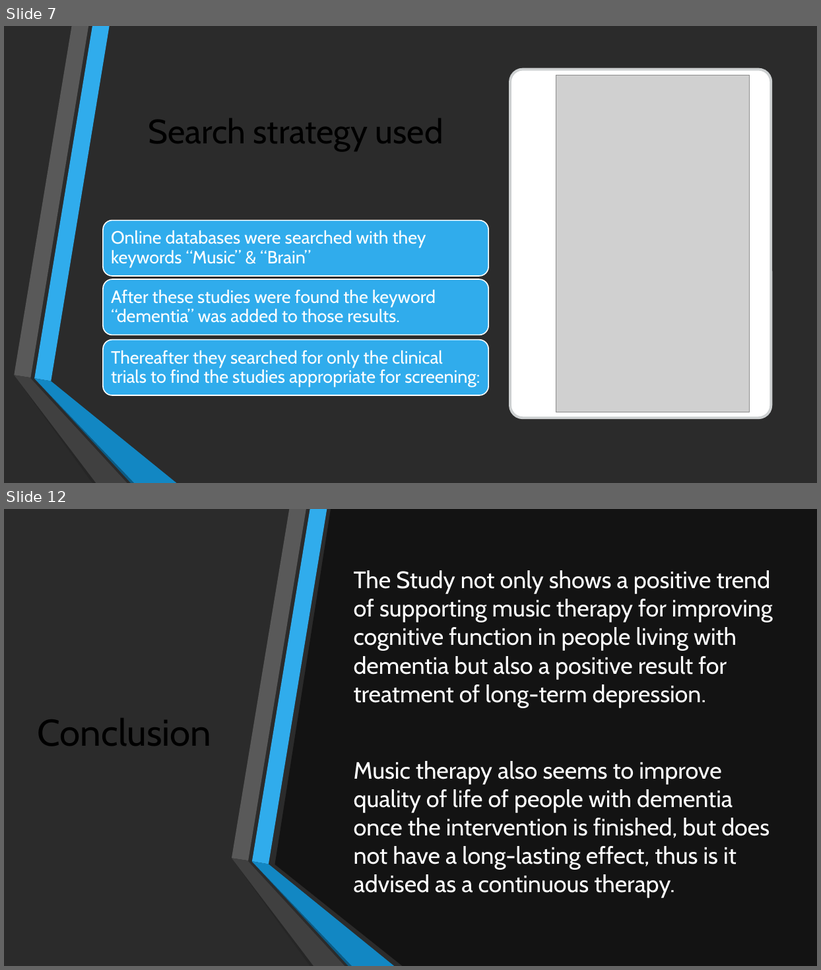
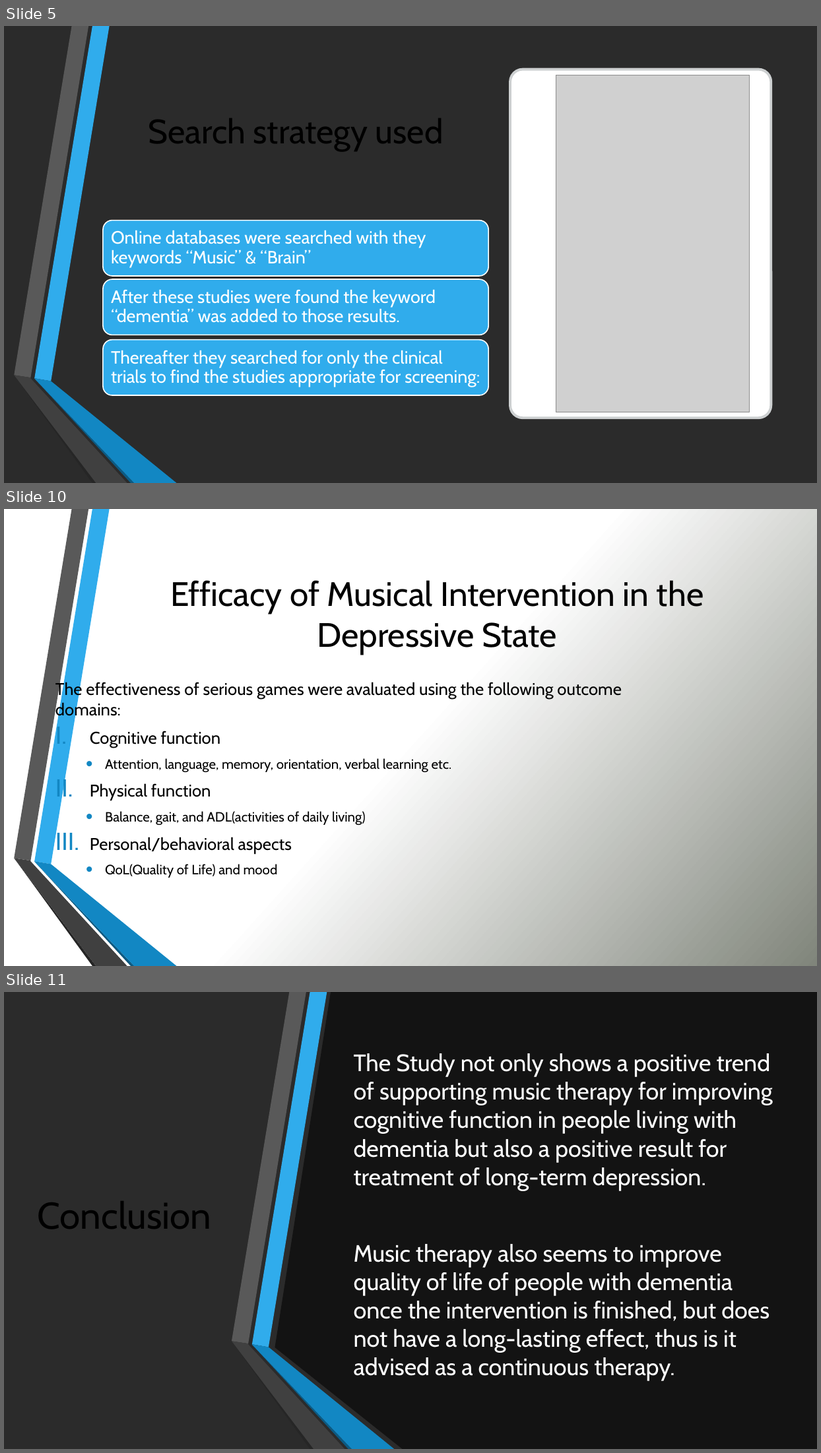
Before and after one commit to LoftieFourie/Honours_Project, a slide deck: MusicTherapy.pptx. Shown one above the other, each under a label of ours: slides 7 and 12 before the commit, slides 5, 10 and 11 after it; the slides between them are not shown. The pictures are 821x970 and 821x1453 pixels, drawn with LibreOffice and Linux fonts; fonts in the diff are those of the drawing; grey boxes stand for pictures; background and template pictures are left out; a plain dark background stands for a picture behind light text. Boxes give left, top, right and bottom in pixels: in the first picture for what was removed or moved away, otherwise in the second. Text is boxed around its words. In the diff, an @@ line names an element or a change of style, - is before the commit and + after.

```diff
--- a/MusicTherapy.pptx
+++ b/MusicTherapy.pptx
@@ slide 10 added at box(4, 509, 817, 966), background gradient #FFFFFF to #81877A; not listed: 6 template elements that a slide beside it also shows @@
@@ title added at box(170, 580, 704, 654), 40 pt, text #000000 @@
+Efficacy of Musical Intervention in the Depressive State
@@ text added at box(55, 681, 621, 878), 20 pt, text #000000 @@
+The effectiveness of serious games were avaluated using the following outcome domains:
+I. Cognitive function
+  • Attention, language, memory, orientation, verbal learning etc.
+II. Physical function
+  • Balance, gait, and ADL(activities of daily living)
+III. Personal/behavioral aspects
+  • QoL(Quality of Life) and mood
@@ what was slide 7 is now slide 5 @@
@@ what was slide 12 is now slide 11 @@
```
Also in this commit, not shown: 2 slides changed, 2 other slides added, 4 slides removed.
